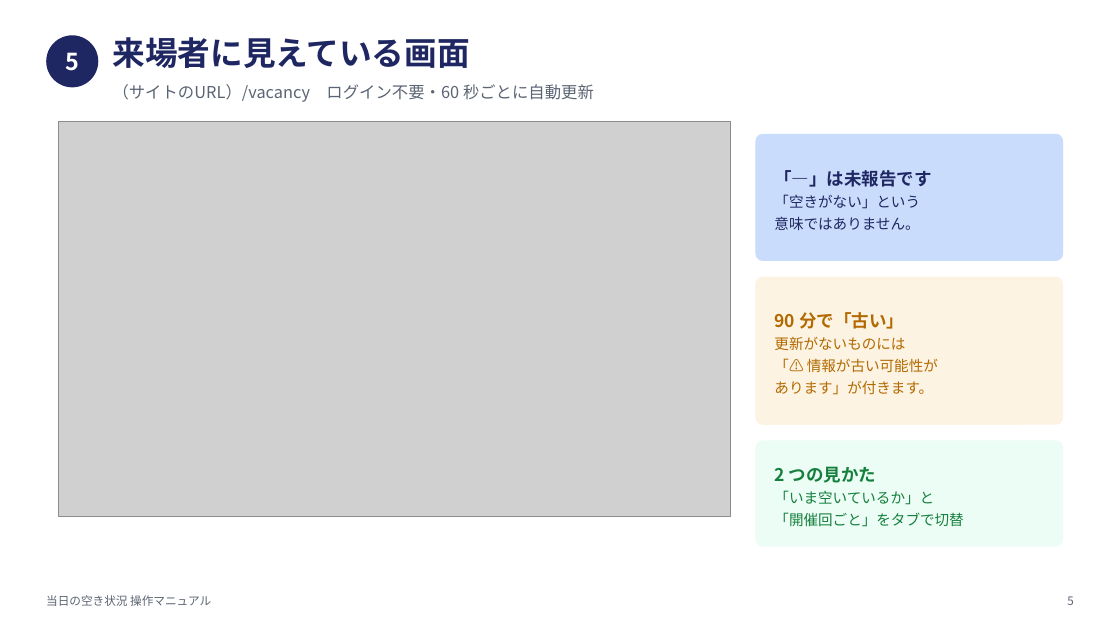
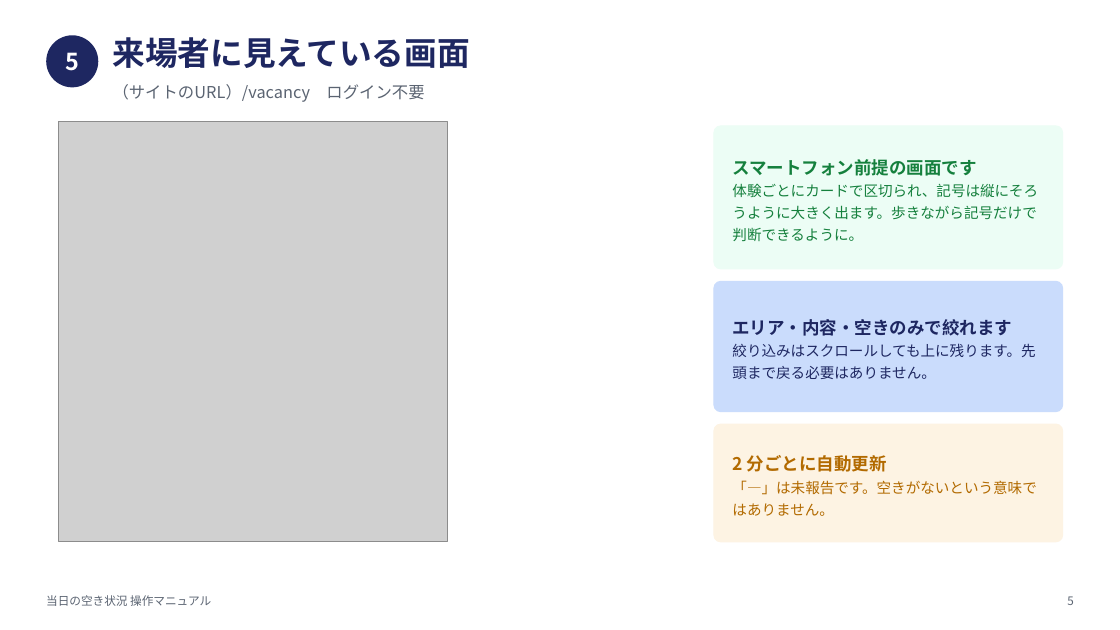
Before and after one commit to nisplus/reserve, a slide deck: slide 6 of docs/manual-vacancy.pptx. Drawn at 1120x630 pixels with LibreOffice and Linux fonts; fonts in the diff are those of the drawing; grey boxes stand for pictures. Boxes give left, top, right and bottom in pixels: in the first picture for what was removed or moved away, otherwise in the second. Text is boxed around its words. In the diff, an @@ line names an element or a change of style, - is before the commit and + after.

```diff
--- a/docs/manual-vacancy.pptx
+++ b/docs/manual-vacancy.pptx
@@ text at box(113, 84, 424, 102): text changed @@
-（サイトのURL）/vacancy ログイン不要・60 秒ごとに自動更新
+（サイトのURL）/vacancy ログイン不要
@@ picture: place and size @@
-picture at box(59, 122, 731, 516)
+picture at box(59, 122, 447, 542)
@@ rounded rectangle: place and size @@
-rounded rectangle at box(756, 134, 1063, 260)
+rounded rectangle at box(714, 126, 1063, 269)
@@ rounded rectangle at box(714, 126, 1063, 269): fill #CADCFC to #ECFDF5; outline #CADCFC 1 pt to #ECFDF5 1 pt; proportions changed @@
@@ text at box(732, 159, 1038, 241): text changed; text colour #1E2761 to #15803D @@
-「—」は未報告です
-「空きがない」という
-意味ではありません。
+スマートフォン前提の画面です
+体験ごとにカードで区切られ、記号は縦にそろうように大きく出ます。歩きながら記号だけで判断できるように。
@@ rounded rectangle: place and size @@
-rounded rectangle at box(756, 277, 1063, 424)
+rounded rectangle at box(714, 281, 1063, 412)
@@ rounded rectangle at box(714, 281, 1063, 412): fill #FDF3E3 to #CADCFC; outline #FDF3E3 1 pt to #CADCFC 1 pt; proportions changed @@
@@ text at box(732, 319, 1035, 379): text changed; text colour #B26A00 to #1E2761 @@
-90 分で「古い」
-更新がないものには
-「⚠ 情報が古い可能性が
-あります」が付きます。
+エリア・内容・空きのみで絞れます
+絞り込みはスクロールしても上に残ります。先頭まで戻る必要はありません。
@@ rounded rectangle: place and size @@
-rounded rectangle at box(756, 441, 1063, 546)
+rounded rectangle at box(714, 424, 1063, 542)
@@ rounded rectangle at box(714, 424, 1063, 542): fill #ECFDF5 to #FDF3E3; outline #ECFDF5 1 pt to #FDF3E3 1 pt; proportions changed @@
@@ text at box(732, 455, 1036, 516): text changed; text colour #15803D to #B26A00 @@
-2 つの見かた
-「いま空いているか」と
-「開催回ごと」をタブで切替
+2 分ごとに自動更新
+「—」は未報告です。空きがないという意味ではありません。
```
Also in this commit, not shown: 8 other slides changed, 6 slides added, 1 slide removed, 9 other files.
